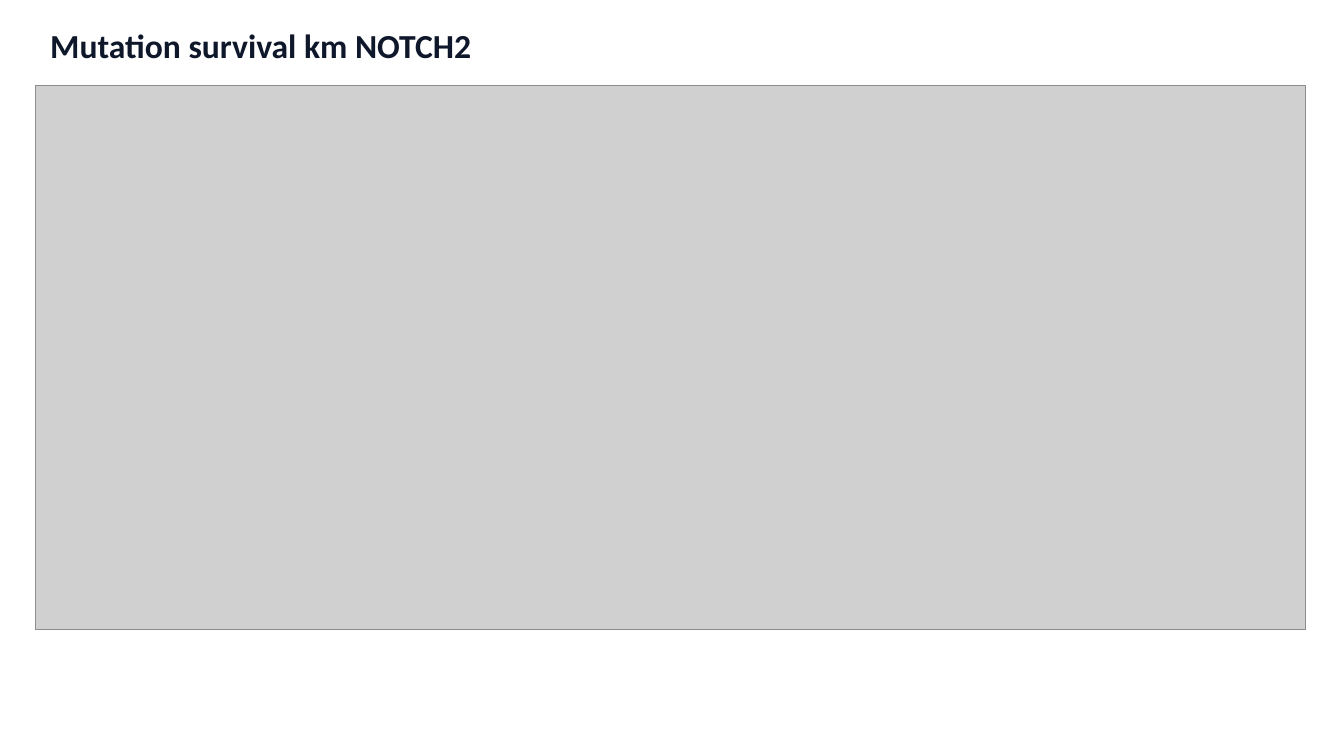
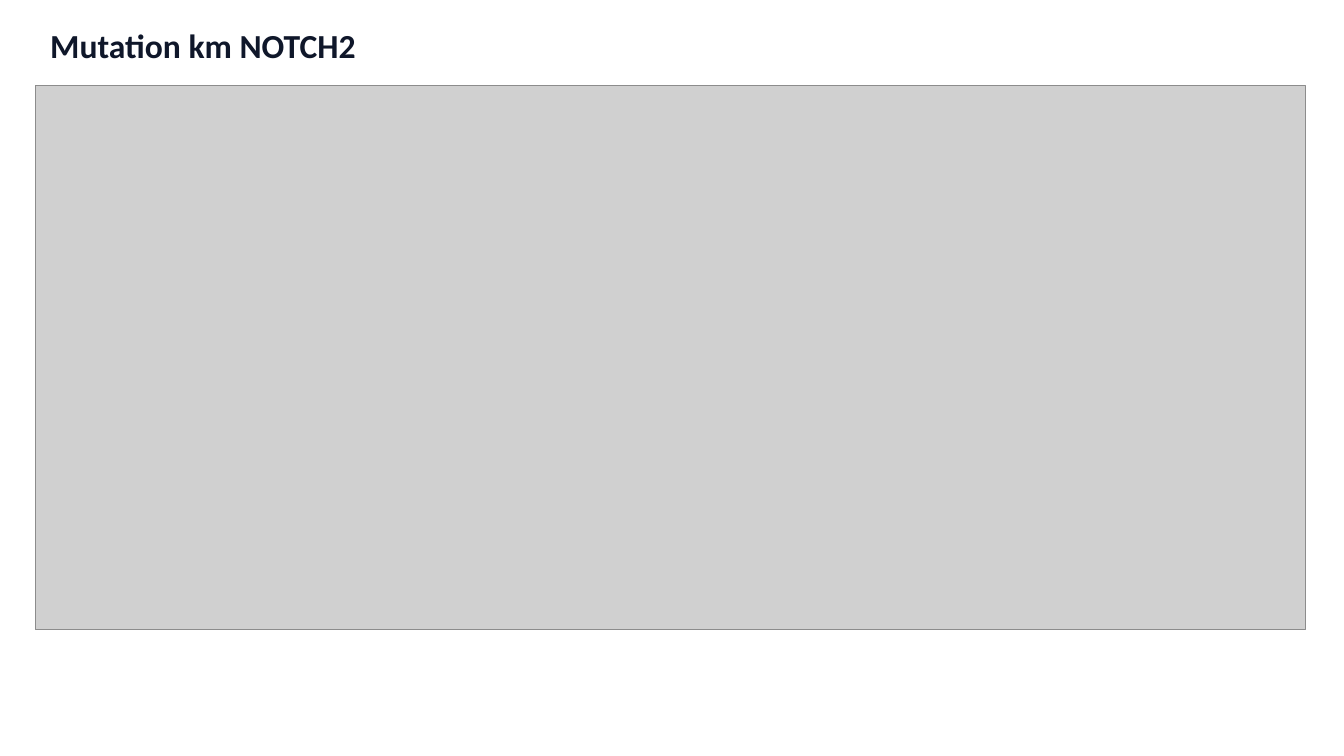
Before and after one commit to aonkondey01/HistoGEN-NucleateNY-NextGen-BioAgents-Hackathon, a slide deck: slide 24 of data/tcga_lung/important_lung_genes/visual_report/TCGA_Lung_Visual_Summary.pptx. Drawn at 1344x756 pixels with LibreOffice and Linux fonts; fonts in the diff are those of the drawing; grey boxes stand for pictures. Boxes give left, top, right and bottom in pixels: in the first picture for what was removed or moved away, otherwise in the second. Text is boxed around its words. In the diff, an @@ line names an element or a change of style, - is before the commit and + after.

```diff
--- a/data/tcga_lung/important_lung_genes/visual_report/TCGA_Lung_Visual_Summary.pptx
+++ b/data/tcga_lung/important_lung_genes/visual_report/TCGA_Lung_Visual_Summary.pptx
@@ text at bbox=[50, 34, 356, 59]: text changed @@
-Mutation survival km NOTCH2
+Mutation km NOTCH2
```
Also in this commit, not shown: 6 other slides changed, 3 slides removed, 15 other files.
